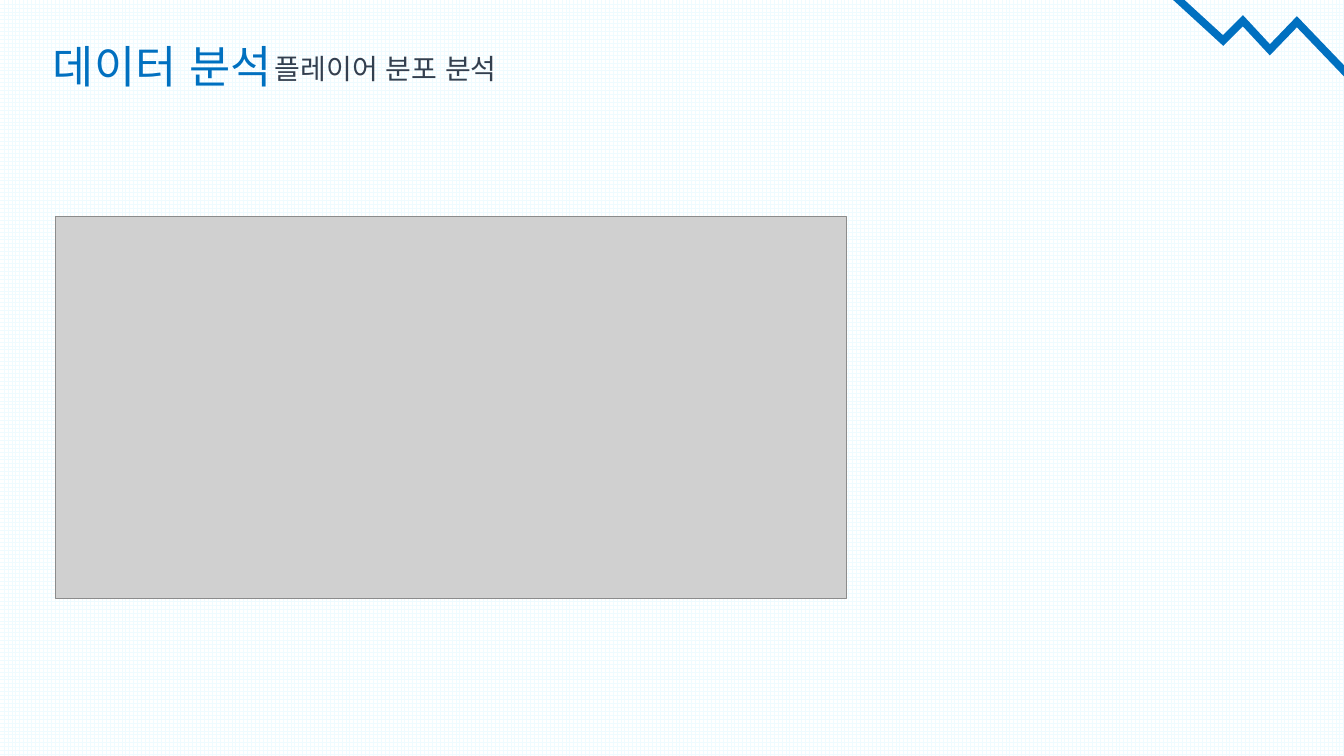
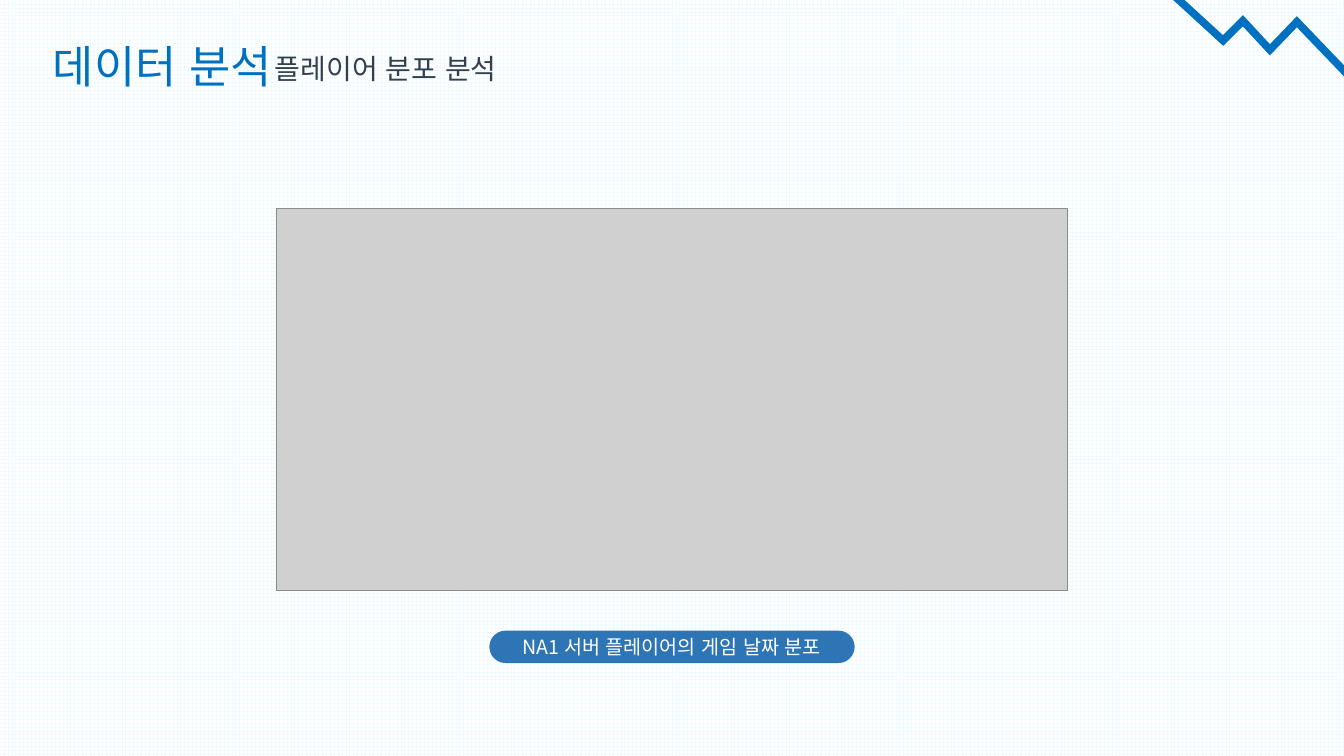
Before and after one commit to tooha289/TeamFightTactics, a slide deck: slide 11 of document/데이터 분석(시각화)/TFT 게임 전 서버 Top10 플레이어 매치 데이터 분석.pptx (slide 12 before the commit). Drawn at 1344x756 pixels with LibreOffice and Linux fonts; fonts in the diff are those of the drawing; grey boxes stand for pictures. Boxes give left, top, right and bottom in pixels: in the first picture for what was removed or moved away, otherwise in the second. Text is boxed around its words. In the diff, an @@ line names an element or a change of style, - is before the commit and + after.

```diff
--- a/document/데이터 분석(시각화)/TFT 게임 전 서버 Top10 플레이어 매치 데이터 분석.pptx
+++ b/document/데이터 분석(시각화)/TFT 게임 전 서버 Top10 플레이어 매치 데이터 분석.pptx
@@ picture: place and size @@
-picture at [55, 216, 847, 598]
+picture at [276, 209, 1068, 591]
@@ rounded rectangle added at [489, 631, 854, 663], fill #2E75B6, 14 pt, text #FFFFFF @@
+NA1 서버 플레이어의 게임 날짜 분포
```
Also in this commit, not shown: 19 other slides changed, 3 slides added, 2 slides removed, 2 other files.
